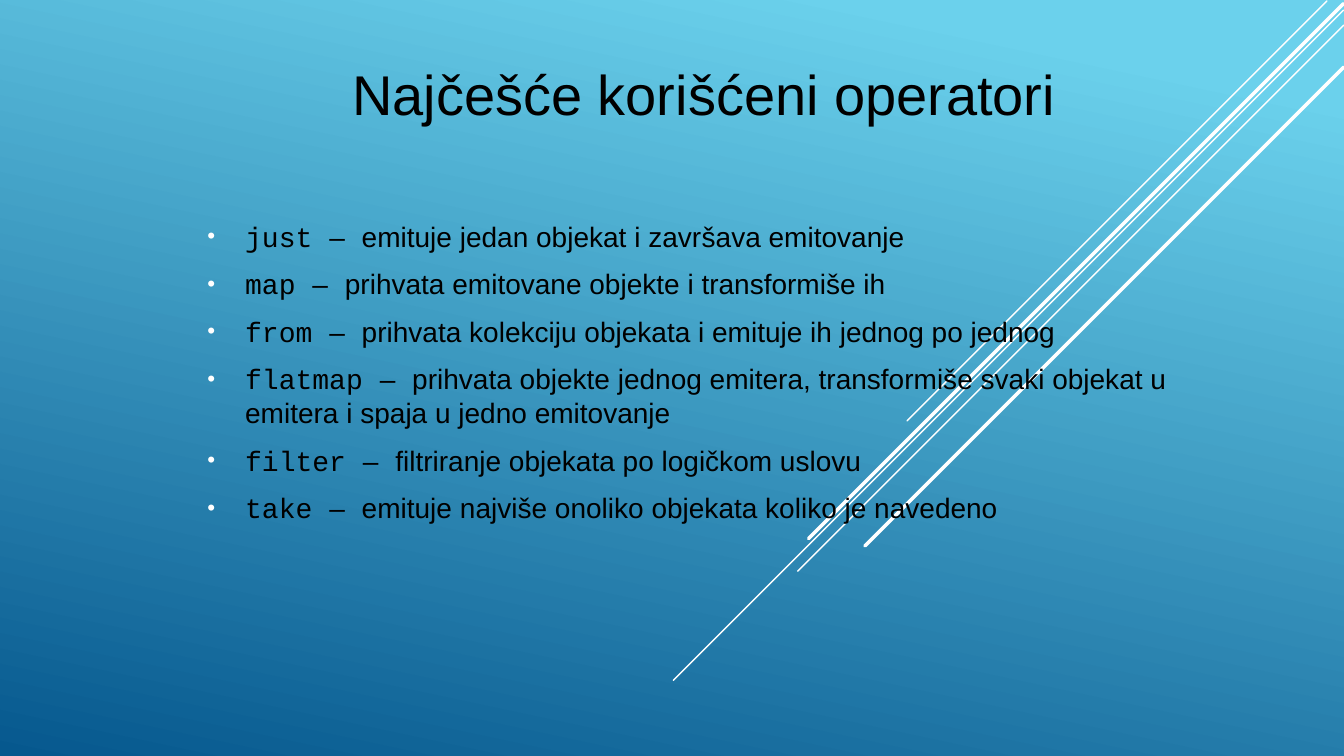
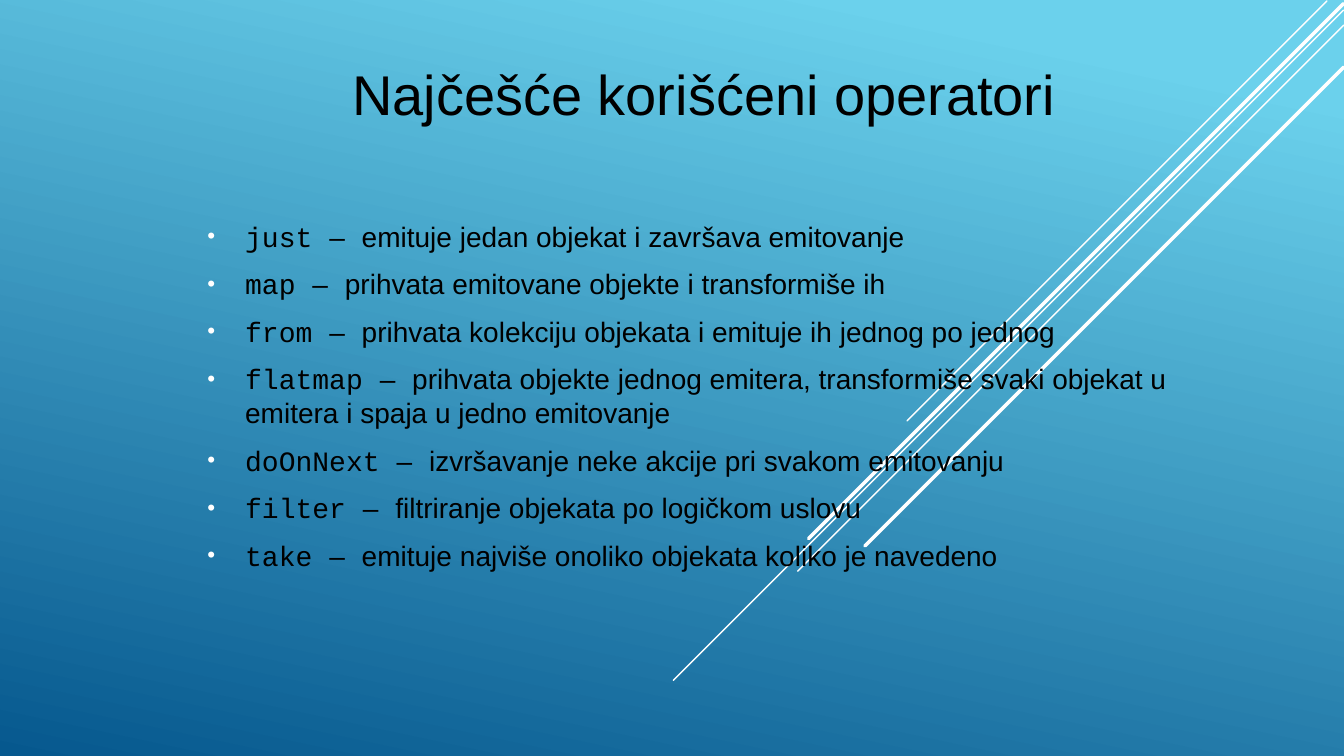
Before and after one commit to stefan11091991/masterRadAndroid, a slide deck: slide 16 of prezentacija.pptx. Drawn at 1344x756 pixels with LibreOffice and Linux fonts; fonts in the diff are those of the drawing. Boxes give left, top, right and bottom in pixels: in the first picture for what was removed or moved away, otherwise in the second. Text is boxed around its words. In the diff, an @@ line names an element or a change of style, - is before the commit and + after.

```diff
--- a/prezentacija.pptx
+++ b/prezentacija.pptx
@@ subtitle at (245, 449, 1003, 476): paragraph added @@
+• doOnNext – izvršavanje neke akcije pri svakom emitovanju
```
Also in this commit, not shown: 5 other slides changed, 2 other files.
